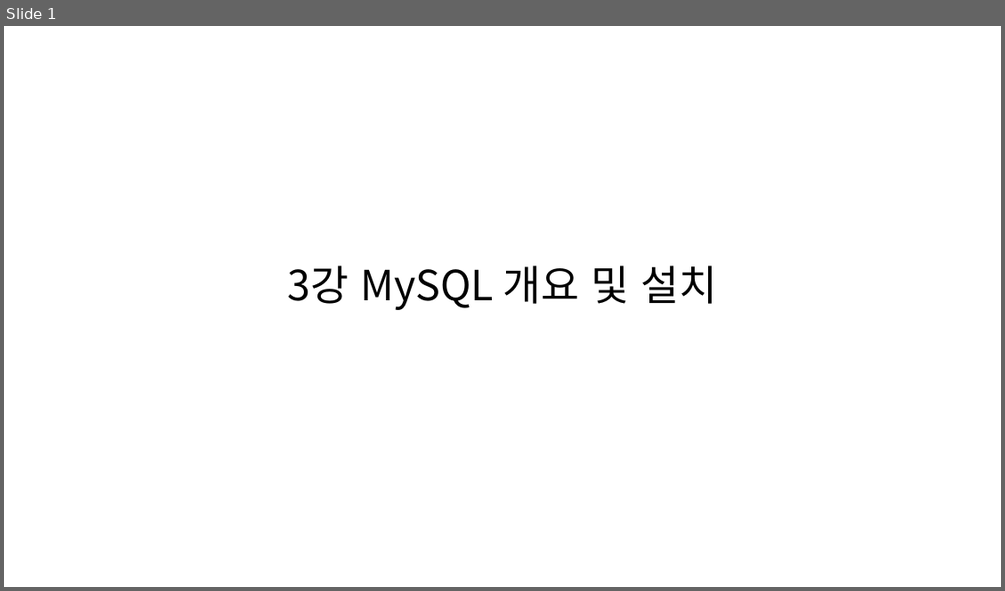
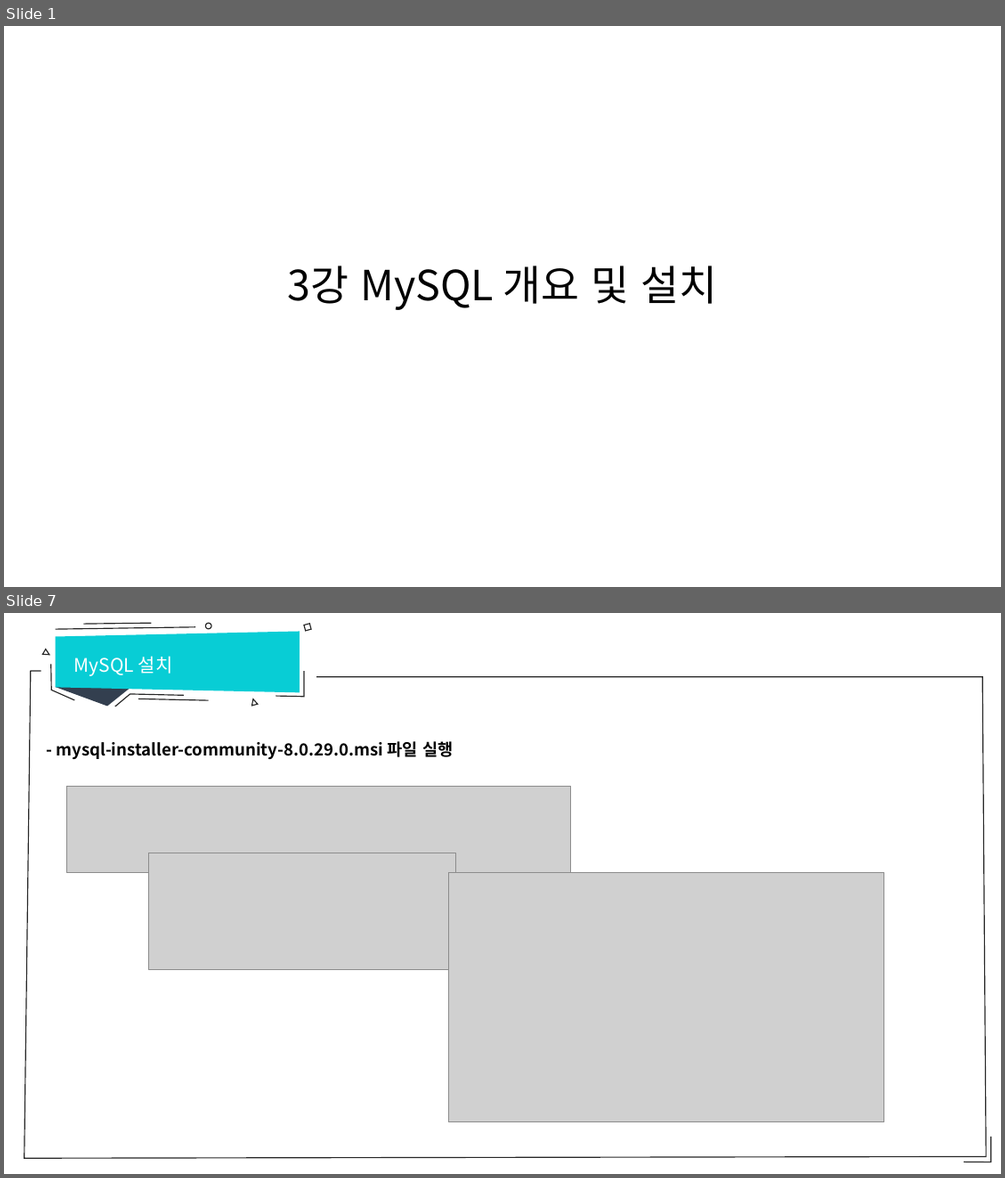
Before and after one commit to sumn-2020/lecture, a slide deck: database/3강 Mysql 개요 및 설치.pptx. Shown one above the other, each under a label of ours: slide 1 before the commit, slides 1 and 7 after it; the slides between them are not shown. The pictures are 1005x591 and 1005x1178 pixels, drawn with LibreOffice and Linux fonts; fonts in the diff are those of the drawing; grey boxes stand for pictures. Boxes give left, top, right and bottom in pixels: in the first picture for what was removed or moved away, otherwise in the second. Text is boxed around its words. In the diff, an @@ line names an element or a change of style, - is before the commit and + after.

```diff
--- a/database/3강 Mysql 개요 및 설치.pptx
+++ b/database/3강 Mysql 개요 및 설치.pptx
@@ slide 7 added at [4,613,1001,1174], background #FFFFFF @@
@@ group added at [42,623,311,706]: 3 triangles, 3 lines, 3 freeform shapes, 1 trapezoid, 1 ellipse, 1 rectangle @@
@@ text added at [74,656,173,676], 18 pt, text #FFFFFF @@
+MySQL 설치
@@ freeform shape added at [24,671,986,1158], fill #FFFFFF, outline #262626 1 pt @@
@@ text added at [56,741,453,759], 16 pt, text #000000, bold @@
+- mysql-installer-community-8.0.29.0.msi 파일 실행
@@ picture added at [67,787,571,873] @@
@@ picture added at [149,853,455,969] @@
@@ picture added at [449,873,884,1121] @@
@@ freeform shape added at [963,1136,991,1162], outline #262626 1 pt @@
```
Also in this commit, not shown: 5 slides changed, 7 other slides added, 4 other files.
